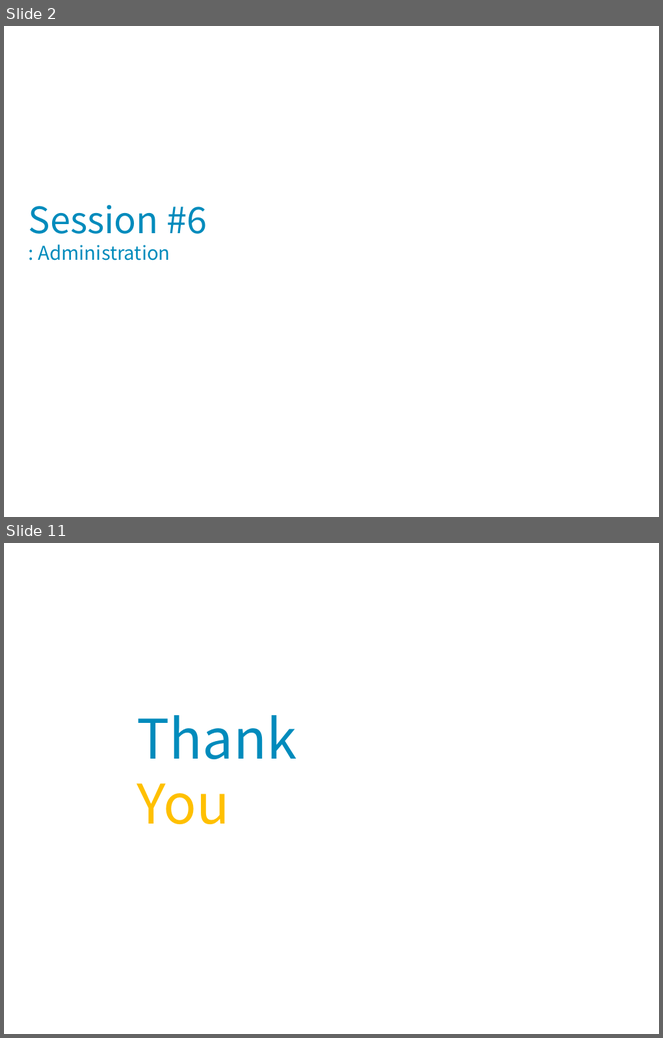
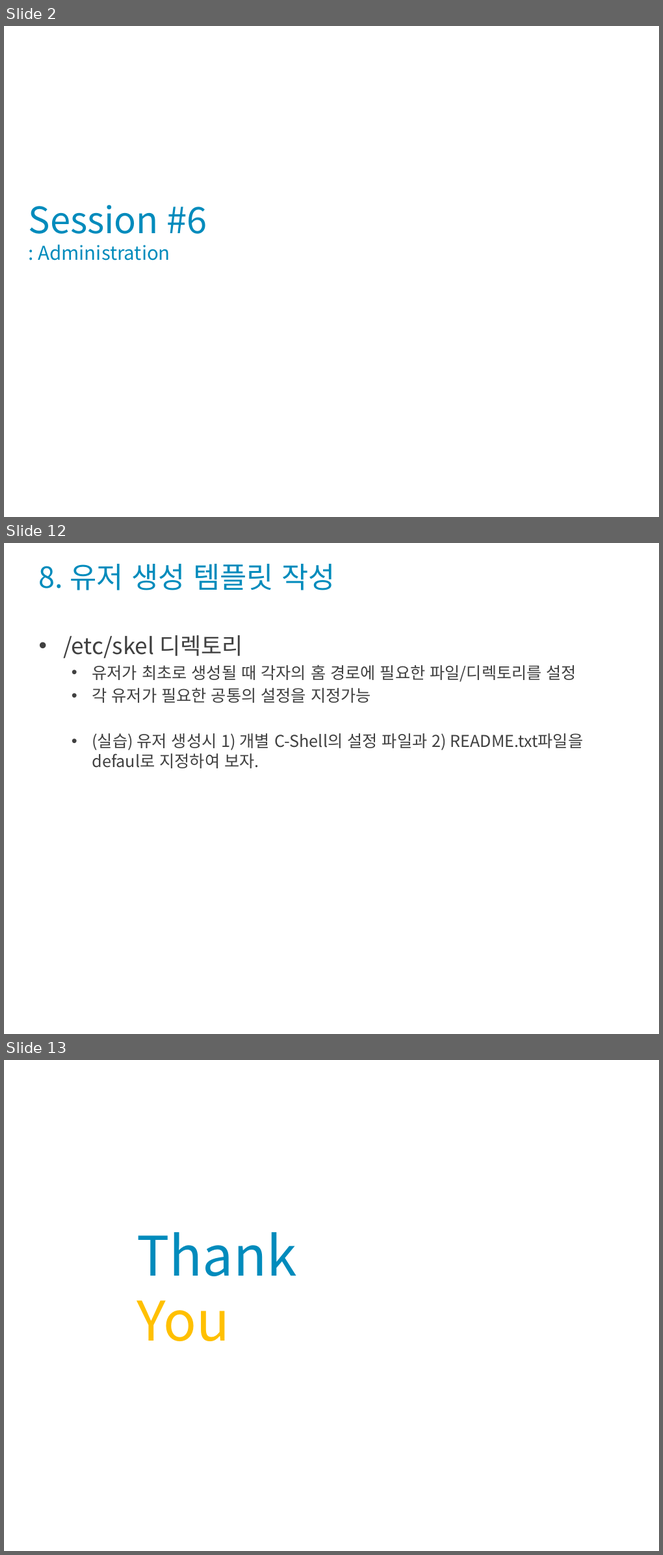
Before and after one commit to codefoolosopher/linuxedu, a slide deck: portfolio/Linux_OS_System_2022_1_s6.pptx. Shown one above the other, each under a label of ours: slides 2 and 11 before the commit, slides 2, 12 and 13 after it; the slides between them are not shown. The pictures are 663x1038 and 663x1555 pixels, drawn with LibreOffice and Linux fonts; fonts in the diff are those of the drawing; background and template pictures are left out. Boxes give left, top, right and bottom in pixels: in the first picture for what was removed or moved away, otherwise in the second. Text is boxed around its words. In the diff, an @@ line names an element or a change of style, - is before the commit and + after.

```diff
--- a/portfolio/Linux_OS_System_2022_1_s6.pptx
+++ b/portfolio/Linux_OS_System_2022_1_s6.pptx
@@ slide 12 added at (4, 543, 659, 1034), background picture (left out) @@
@@ title added at (39, 564, 335, 590), 32 pt, text #008BBC @@
+8. 유저 생성 템플릿 작성
@@ text added at (63, 635, 584, 769), 18 pt, text #404040 @@
+• /etc/skel 디렉토리
+  • 유저가 최초로 생성될 때 각자의 홈 경로에 필요한 파일/디렉토리를 설정
+  • 각 유저가 필요한 공통의 설정을 지정가능
+  • (실습) 유저 생성시 1) 개별 C-Shell의 설정 파일과 2) README.txt파일을 defaul로 지정하여 보자.
@@ what was slide 11 is now slide 13 @@
```
Also in this commit, not shown: 8 slides changed, 1 other slide added.
